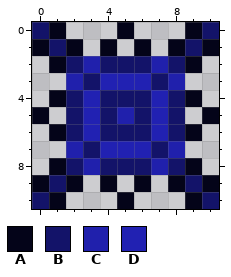
Pixel-art sprite: res/textures/bullet11.png. Above is the file before it was changed.
The file is 11x11 pixels. Pixels under 10% opacity are left out.
Palette (. is transparent): A #040419  B #131369  C #2020ac  D #2121b2
Pixels before, first column x 0:
 0 BA...A...AB
 1 ABA.A.A.ABA
 2 .ABCBBBCBA.
 3 ..CBDDDBC..
 4 .ABDBBBDBA.
 5 A.BDBCBDB.A
 6 .ABDBBBDBA.
 7 ..CBDDDBC..
 8 .ABCBBBCBA.
 9 ABA.A.A.ABA
10 BA...A...AB
The same view after the edit:
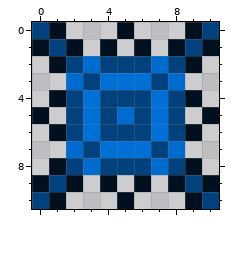
Changes in this commit:
colour A: #040419 -> #00101f
colour B: #131369 -> #00417e
colour C: #2020ac -> #006bcf
colour D: #2121b2 -> #006fd6
Changed places in both pictures, as pixel boxes (x1, y1, x2, y2):
changed: (32, 22, 219, 209)
